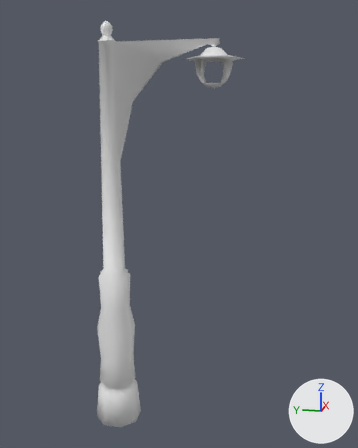
What one commit did to the FBX model Blender_Models/streetLamp.fbx.
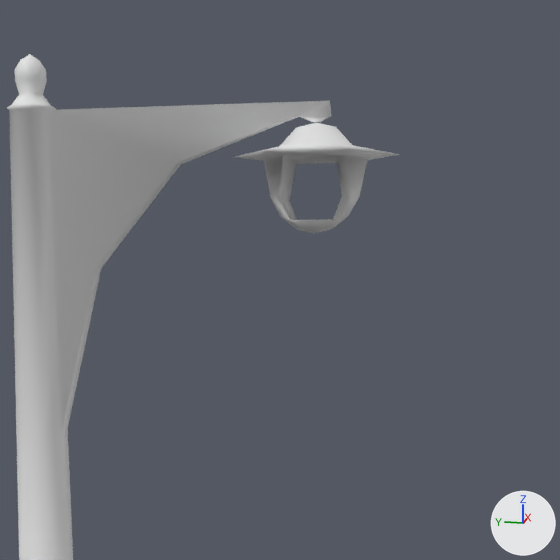
Old and new are each drawn whole from a camera (50 mm lens) standing at (-8.04, -2.78, 5.82) and looking at (0.13, -1.15, 3.77) and again close up on the part from 27% to 85% of the width and 0% to 47% of the height. The lights are fixed; the arrows at lower right show +X, +Y and +Z. Vertices at the same position are counted once.

Names of what the first close-up shows: 'Streetlamp'.
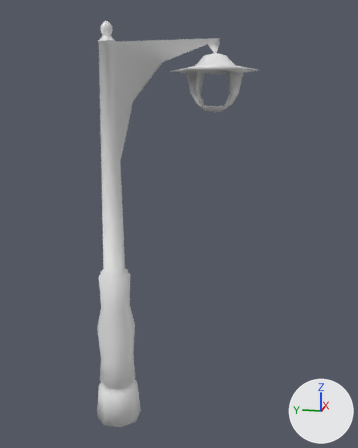
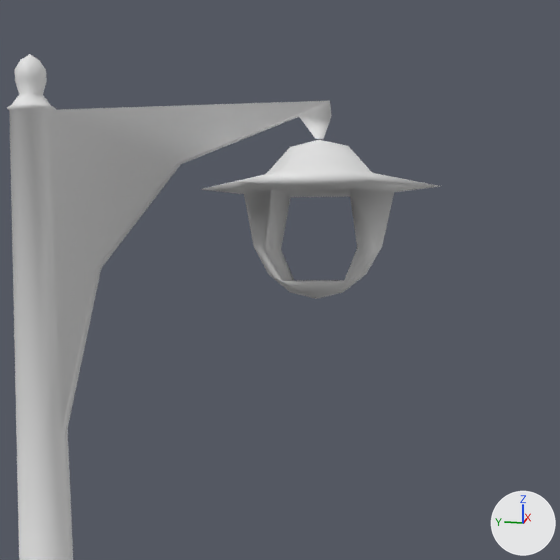
Commit message: streetlamp continued

Pixel boxes [x1, y1, x2, y2] of what changed, in the close-ups (560 x 560 px; the box of a moved part takes in the faces that stretch with it):
'Streetlamp', reshaped: before [7, 54, 400, 560]; after [7, 54, 440, 560]
part 1 of me_cylinder, moved or reshaped: before [235, 123, 400, 233]; after [202, 140, 440, 299]
part 2 of me_cylinder, moved or reshaped: before [299, 116, 331, 122]; after [299, 116, 331, 139]

Diff of the bpy script that builds the scene:
```diff
--- a/Blender_Models/streetLamp.fbx.py
+++ b/Blender_Models/streetLamp.fbx.py
@@ me_cylinder @@
 me_cylinder.from_pydata(...)  # 214 vertices, 226 faces; spans x -0.39..0.47, y -2.21..0.41, z -0.04..7.08
 # used by ob_streetlamp; location = (0.0, 0.0, 0.0)
 # before: 161 (0.04, -1.74, 6.66) at pixel (320, 122), 162 (0.05, -1.7, 6.66) at pixel (312, 122), 163 (0.03, -1.7, 6.66) at pixel (312, 121)
+# me_cylinder part 1: the loose piece of 50 vertices spanning x -0.39..0.47, y -2.21..-1.22, z 6.03..6.65 is scaled about its middle by 1.45, then moved by (0.0, -0.02, -0.24)
+# me_cylinder part 2
+for i in [161, 162, 163]: me_cylinder.vertices[i].co += Vector((0.0, -0.02, -0.09))
```
